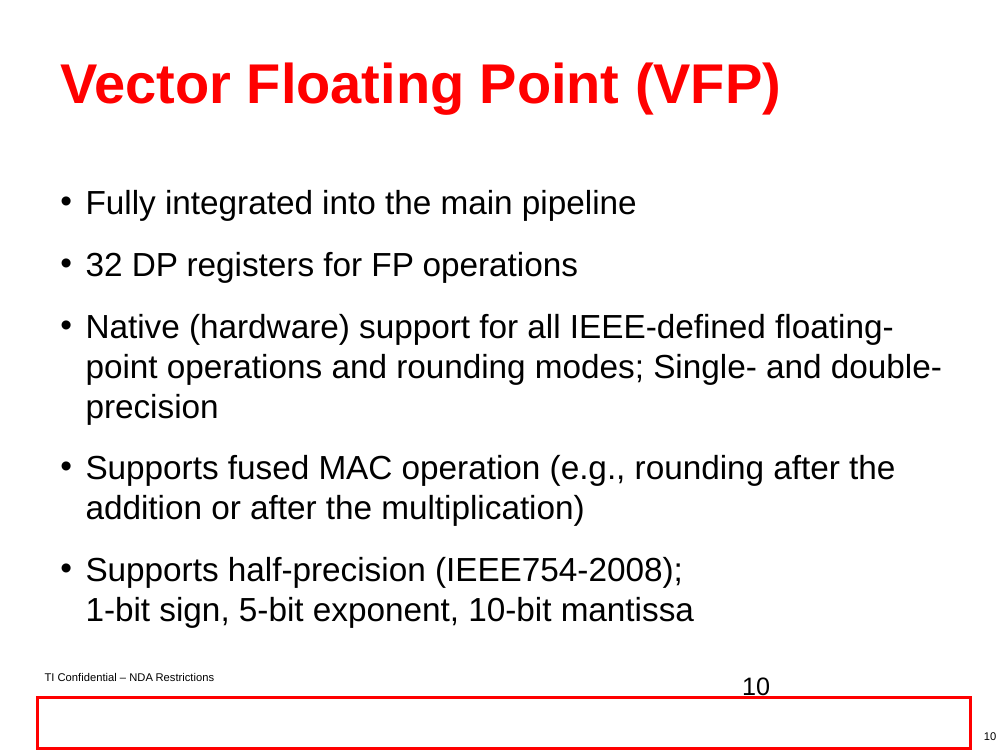
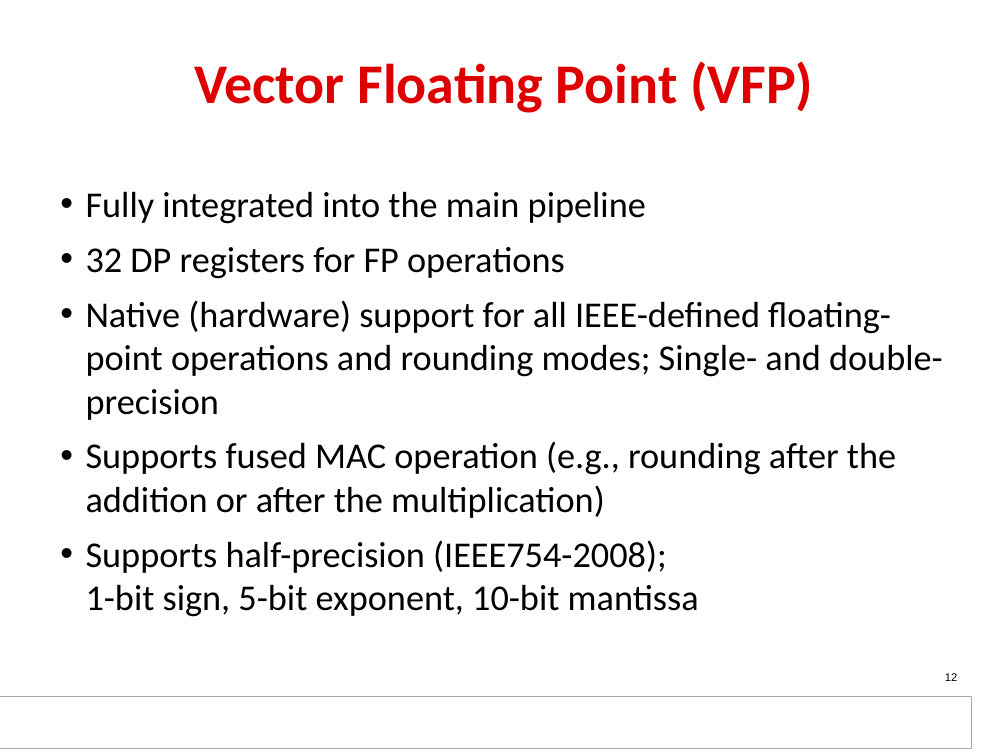
Before and after one commit to hari1989/keystone-workshop, a slide deck: slide 12 of preliminary/Working/presentations/Sitara/Ran_sitara_boot_camp_am437x_technical_overview_final.pptx (slide 10 before the commit). Drawn at 1008x756 pixels with LibreOffice and Linux fonts; fonts in the diff are those of the drawing; background and template pictures are left out. Boxes give left, top, right and bottom in pixels: in the first picture for what was removed or moved away, otherwise in the second. Text is boxed around its words. In the diff, an @@ line names an element or a change of style, - is before the commit and + after.

```diff
--- a/preliminary/Working/presentations/Sitara/Ran_sitara_boot_camp_am437x_technical_overview_final.pptx
+++ b/preliminary/Working/presentations/Sitara/Ran_sitara_boot_camp_am437x_technical_overview_final.pptx
@@ title "Vector Floating Point (VFP)" at <box>194,61,813,113</box>: font Arial to Calibri, text colour #FF0000 to #DE0000; alignment left to centre @@
@@ text "Fully integrated into the main ..." at <box>86,191,943,617</box>: size 23.8 to 25.9 pt, font Arial to Calibri; less space between paragraphs @@
@@ text removed at <box>45,673,215,681</box> @@
-TI Confidential – NDA Restrictions
@@ page number at <box>945,673,957,681</box>: text changed; size 18 to 8 pt @@
-10
+12
@@ rectangle added at <box>0,697,972,748</box>, fill #FFFFFF, outline #AAAAAA 0.75 pt @@
@@ rectangle: place and size @@
-rectangle at <box>37,698,971,749</box>
+rectangle at <box>5,698,969,748</box>
@@ rectangle at <box>5,698,969,748</box>: fill none to #FFFFFF; outline #FF0000 2 pt to none @@
@@ page number removed at <box>984,732,996,740</box> @@
-10
```
Also in this commit, not shown: 49 other slides changed, 5 slides added, 3 slides removed.
